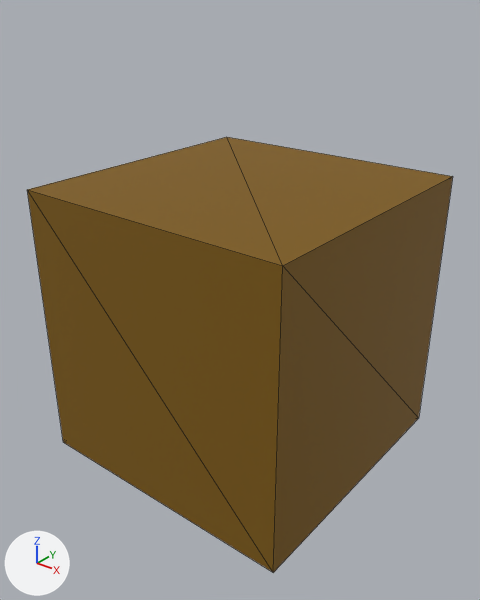
What one commit did to the FBX model MyGameEngine/Assets/UpButton.fbx.
One viewpoint serves both versions: a 50 mm lens placed at (0.01325, -0.01692, 0.01611), pointed at (0.0002, -0.00061, 0.006). Every picture has the same lights, and +X, +Y and +Z are marked at lower left. Mesh edges are drawn as thin lines. Where no turn or scale is listed for an object, it has been applied to the vertices.
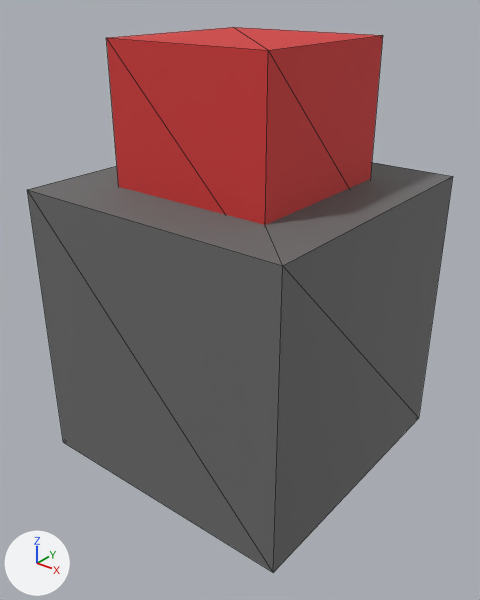
The newer file is also turned or shifted as a whole; pictures and numbers use the older file's frame.

What changed in the scene script:
```text
Change mat_blinn1:
    mat_blinn1.base_color: (0.207, 0.103, 0.0) -> (0.663, 0.039, 0.039)  # yellow #7e5a00 -> red #d53838
Add mat_blinn2:
    mat_blinn2 = principled_material('blinn2')
    mat_blinn2.base_color = (0.147, 0.147, 0.147)  # dark grey #6b6b6b
    mat_blinn2.roughness = 0.749
Change me_mesh:
    used by ob_pcube1; location = (0.0, 0.0, 0.005)
    remove me_mesh.from_pydata(...)  # 8 vertices, 12 faces; spans x -0.005..0.005, y -0.005..0.005, z -0.005..0.005
    add me_mesh.from_pydata(...)  # 16 vertices, 24 faces; spans x -0.005..0.005, y -0.005..0.005, z -0.005..0.0095
    me_mesh part 1: a new loose piece, a box spanning x -0.00296..0.00296, y -0.00296..0.00296, z 0.00358..0.0095, in mat_blinn1 (red #d53838)
    me_mesh part 2: 12 faces spanning x -0.005..0.005, y -0.005..0.005, z -0.005..0.005 switch from mat_blinn1 (yellow #7e5a00) to mat_blinn2 (dark grey #6b6b6b)
```

What differs and where, as boxes (x1, y1, x2, y2) in the pictures (480 x 600 px):
'pCube1', recoloured, reshaped (25% taller): before (27, 137, 453, 573); after (27, 27, 453, 573)
part 1 of me_mesh, added (red): after (106, 27, 383, 225)
part 2 of me_mesh, recoloured: (27, 162, 453, 573) in both
